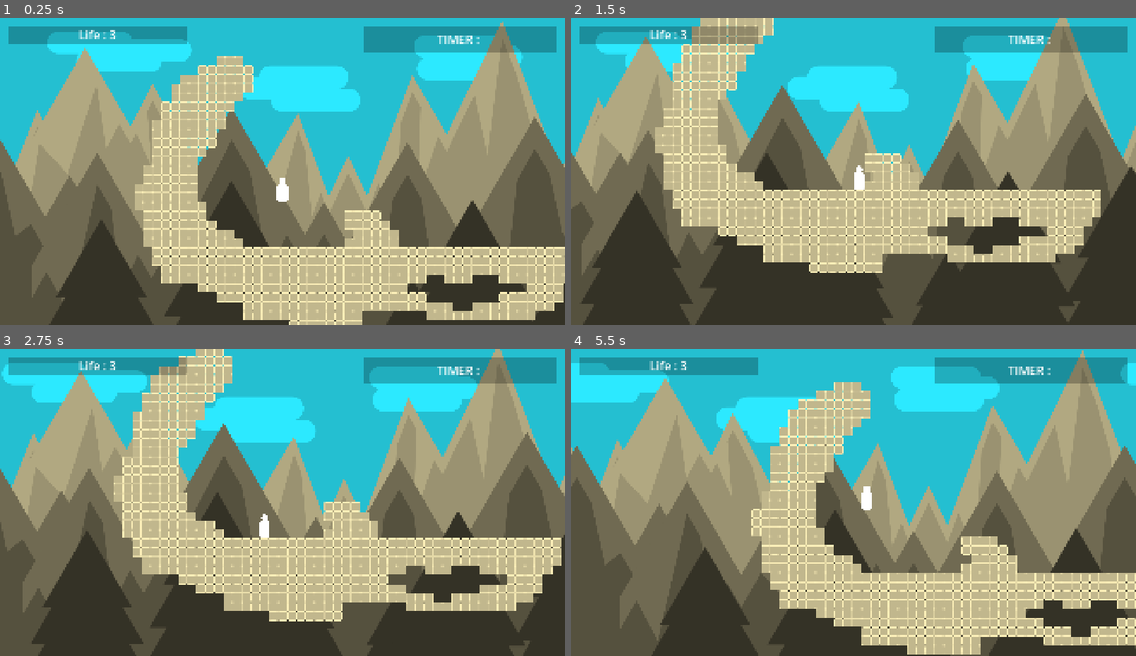
Above: before the commit, frames 1-4 (two rows, left to right).
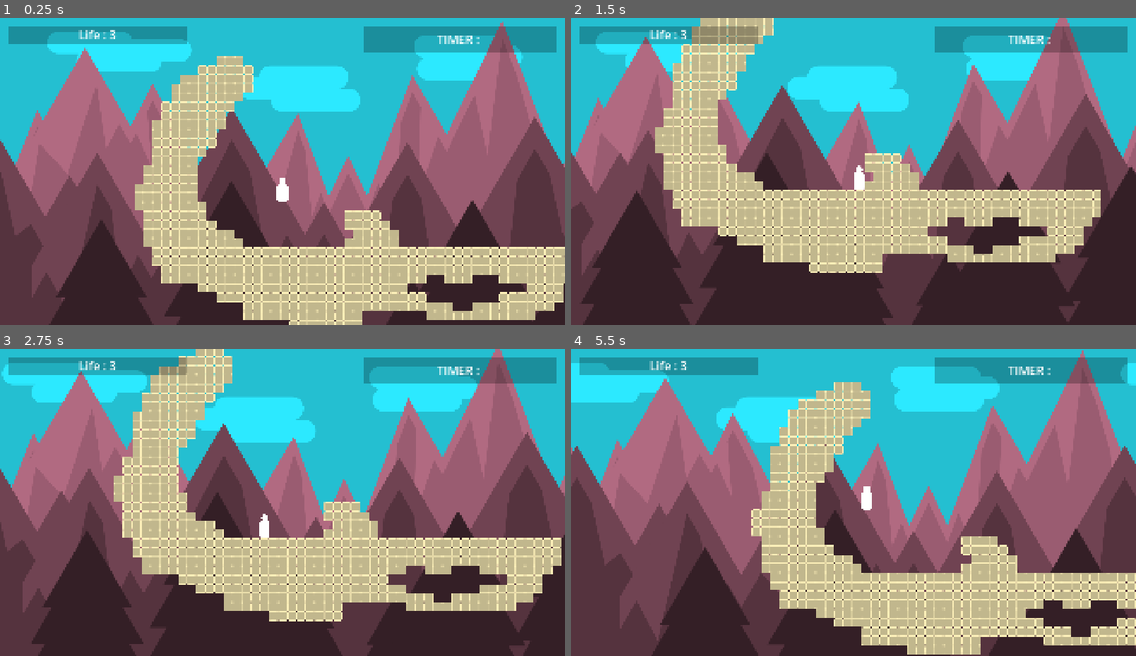
Above: after the commit, the same moments.

Repository: Yuna-Fr/AccessibilityGame
Game: Godot game, scene res://Scenes/Lvl_Platformer.tscn
The game is run twice, just before and just after one commit, with the same random seed, the same clock (stepped at 60 frames per second) and the same inputs. This scene is started directly instead of the project's main scene. Sound files missing from this copy of the repository are replaced by a short silence.
Inputs (mouse positions are in pixels of both pictures, inside the frame that each line leads up to):
- Up to frame 1 (0.25 s): no input
- Up to frame 2 (1.5 s): tap Enter at 0.5 s; move the mouse to (825, 232) at 0.52 s; hold D (Move_Right) 0.53-1.25 s; hold Space (Action) 0.53-1.25 s; click (825, 232) at 0.67 s; tap W (Move_Up) at 0.77 s; drag from (1023, 217) to (825, 232) at 1.27 s
- Up to frame 3 (2.75 s): move the mouse to (113, 456) at 2.02 s; hold A (Move_Left) from 2.03 s (still down); hold Space (Action) from 2.03 s (still down)
- Up to frame 4 (5.5 s): release A (Move_Left) at 2.75 s; release Space (Action) at 2.75 s; drag from (881, 502) to (684, 456) at 2.77 s; move the mouse to (768, 425) at 3.52 s; hold A (Move_Left) 3.53-4.25 s; hold Space (Action) 3.53-4.25 s; tap W (Move_Up) at 3.77 s; drag from (977, 487) to (768, 425) at 4.27 s; move the mouse to (740, 517) at 5.02 s; hold D (Move_Right) from 5.03 s (still down); hold Space (Action) from 5.03 s (still down); click (740, 517) at 5.17 s

The runs differ from the first frame. In frame 1, 39% of the frame differs, in the area x 0-100%, y 1-100%; in frame 2, 30%; in frame 3, 34%; in frame 4, 41%, in the area x 0-100%, y 0-100%.

Commit message:
Final push

Diff:
--- a/Shader/ColorShader/AccessTileShader.tres
+++ b/Shader/ColorShader/AccessTileShader.tres
@@ -16,6 +16,7 @@
 default_value_enabled = true
 
 [sub_resource type="VisualShaderNodeColorConstant" id="VisualShaderNodeColorConstant_gep7u"]
+constant = Color(1, 0.6313726, 1, 1)
 
 [sub_resource type="VisualShaderNodeVectorOp" id="VisualShaderNodeVectorOp_64vn8"]
 output_port_for_preview = 0
Not shown, changed: export_presets.cfg
